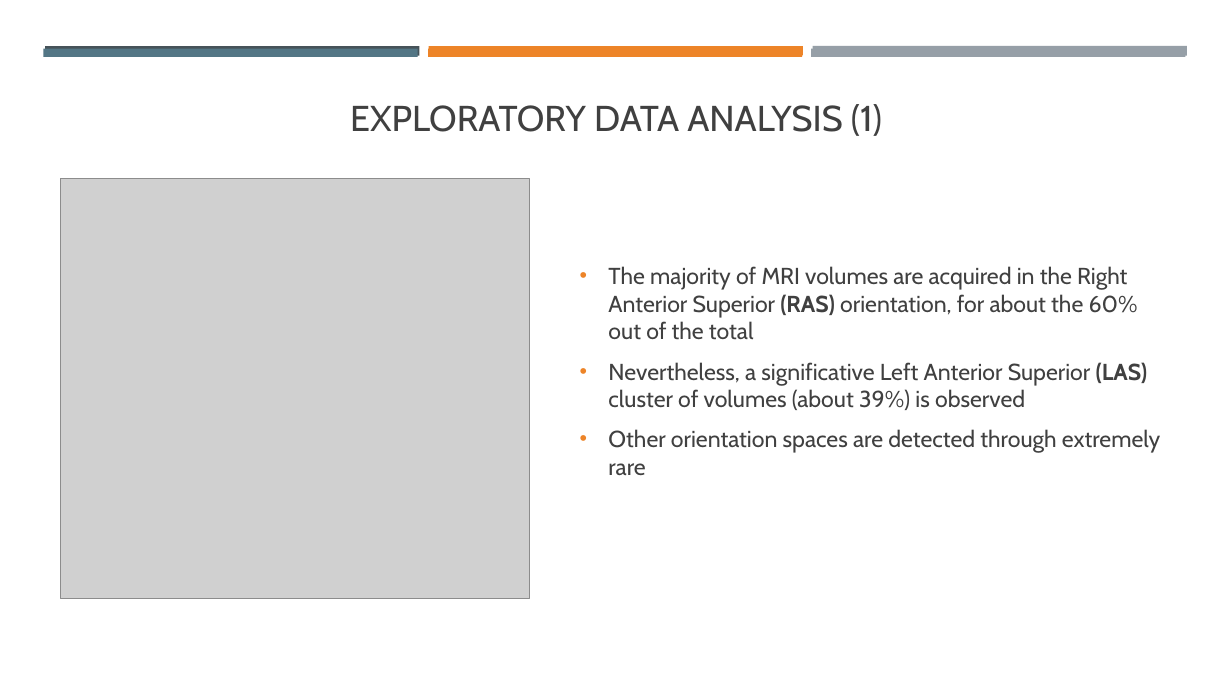
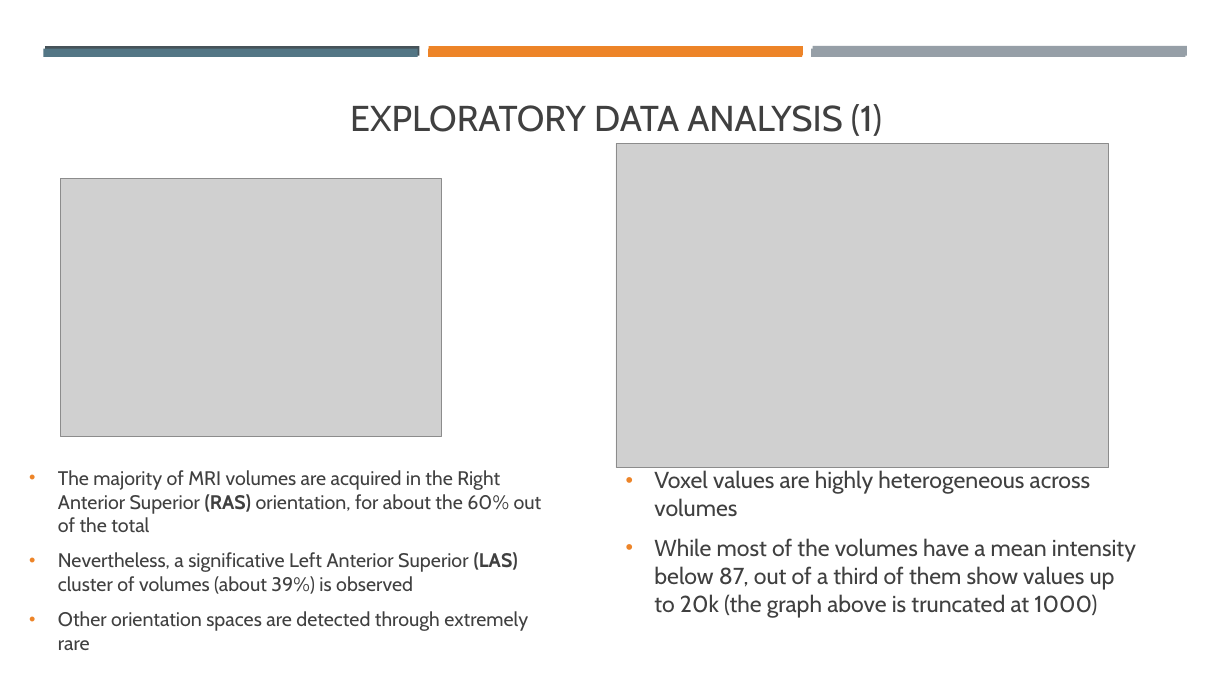
Before and after one commit to mkdib1/med_lab, a slide deck: slide 4 of dslab_presentation.pptx. Drawn at 1232x693 pixels with LibreOffice and Linux fonts; fonts in the diff are those of the drawing; grey boxes stand for pictures. Boxes give left, top, right and bottom in pixels: in the first picture for what was removed or moved away, otherwise in the second. Text is boxed around its words. In the diff, an @@ line names an element or a change of style, - is before the commit and + after.

```diff
--- a/dslab_presentation.pptx
+++ b/dslab_presentation.pptx
@@ picture added at <box>616,143,1109,468</box> @@
@@ picture: place and size @@
-picture at <box>60,178,529,598</box>
+picture at <box>60,178,441,437</box>
@@ text "The majority of MRI volumes ...": place and size @@
-text "The majority of MRI volumes ..." at <box>608,266,1160,475</box>
+text "The majority of MRI volumes ..." at <box>58,470,542,631</box>
@@ text "The majority of MRI volumes ..." at <box>58,470,542,631</box>: size 18 to 15.3 pt @@
@@ text added at <box>654,470,1136,618</box>, 18 pt, text #404040 @@
+• Voxel values are highly heterogeneous across volumes
+• While most of the volumes have a mean intensity below 87, out of a third of them show values up to 20k (the graph above is truncated at 1000)
```
Also in this commit, not shown: 4 other slides changed, 5 slides added, 3 slides removed, 4 other files.
